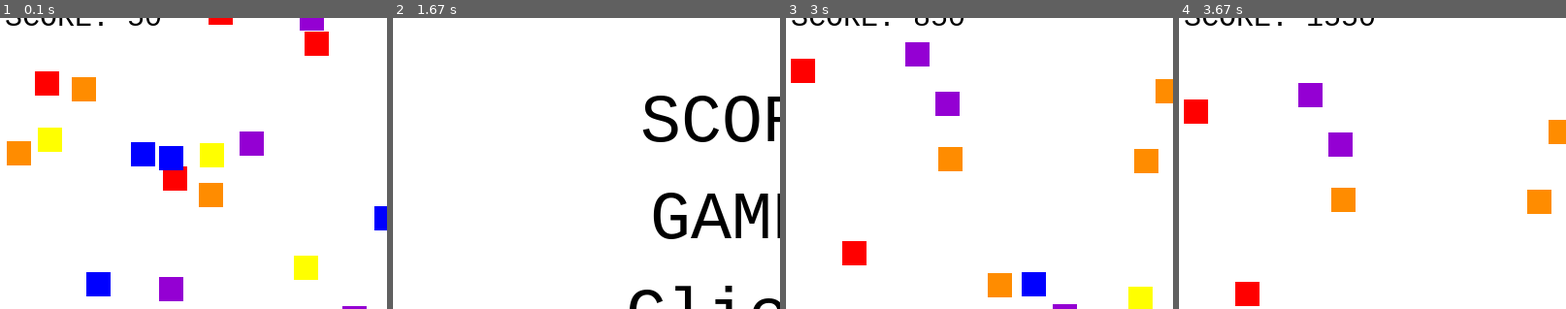
Above: before the commit, frames 1-4 (left to right).
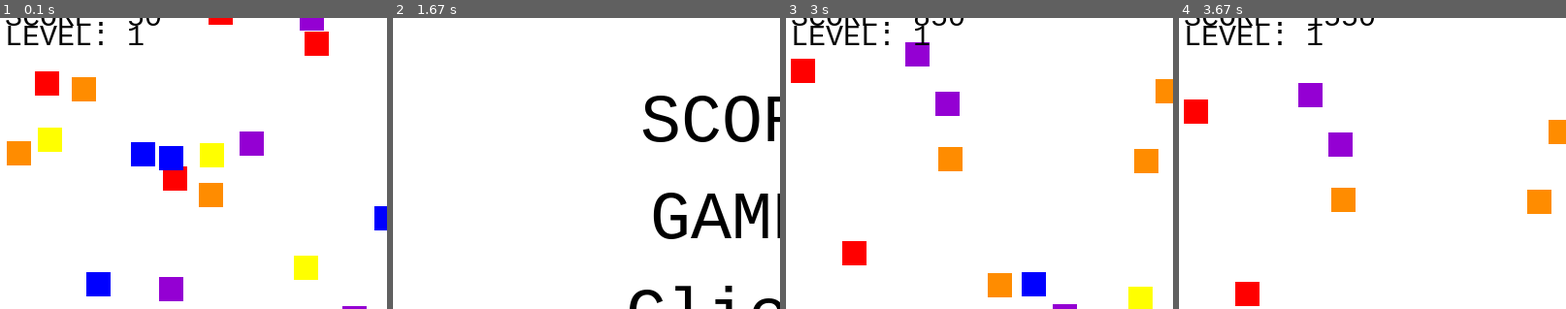
Above: after the commit, the same moments.

Repository: julesWu/Project-4-Pygame
Game: pygame game, started from pygame.source.code.py
The game is run twice, just before and just after one commit, with the same random seed, the same clock (stepped at 60 frames per second) and the same inputs.
Inputs (mouse positions are % of the whole screen's width and height, from its top left):
- Up to frame 1 (0.1 s): no input
- Up to frame 2 (1.67 s): hold Right 0.33-0.8 s; hold Up 0.83-1.13 s; click (82, 47) at 1.23 s; hold Right from 1.5 s (still down)
- Up to frame 3 (3 s): release Right at 1.97 s; click (26, 51) at 2.07 s; hold Left 2.33-2.87 s; hold Down from 2.9 s (still down)
- Up to frame 4 (3.67 s): release Down at 3.2 s; hold Left 3.23-3.63 s
The pictures show only the part of the screen within x 1-51%, y 5-55%; the shares and areas given below are measured in that part.

The runs differ from the first frame. In frame 1, 0.7% of the frame differs, in the area x 2-38%, y 2-10%; in frame 2, nothing differs; in frame 3, 0.7%; in frame 4, 0.7%.

Commit message:
Added a print message for levels

Diff:
--- a/pygame.source.code.py
+++ b/pygame.source.code.py
@@ -78,8 +78,8 @@
 			self.rect.y = 0
 		elif self.rect.x < 0:
 			self.rect.x = 0
-		elif self.rect.x > WIDTH:
-			self.rect.x = WIDTH
+		elif self.rect.x > WIDTH-20:
+			self.rect.x = WIDTH-20
 		elif self.rect.y > HEIGHT - 20:
 			self.rect.y = HEIGHT - 20
 
@@ -209,8 +209,21 @@
 	#Member function to print messages to the screen
 	def display_messages(self, screen):
 		screen.fill(WHITE)
+
+		#if the game is not over
+		if not self.game_over:
+			#draw all the objects on the screen
+			self.all_sprites_list.draw(screen)
+			#keep track of score
+			self.score = pygame.time.get_ticks()
+			score_text = myfont2.render("SCORE: " + str(self.score - self.restart_time), 1, BLACK)
+			#print score onto screen
+			level_text = myfont2.render("LEVEL: " + str(self.level), 1, BLACK)
+			screen.blit(level_text, (15, 35))
+			screen.blit(score_text, (15, 15))
+
 		#if the game is over
-		if self.game_over:
+		elif self.game_over:
 			#print game over
 			label = myfont.render("GAME OVER! ", 1, BLACK)
 			#print click to restart
@@ -222,16 +235,6 @@
 			screen.blit(label, (275, 200))
 			screen.blit(restart, (250, 300))
 
-		#if the game is not over
-		if not self.game_over:
-			screen.fill(WHITE)
-			#draw all the objects on the screen
-			self.all_sprites_list.draw(screen)
-			#keep track of score
-			self.score = pygame.time.get_ticks()
-			score_text = myfont2.render("SCORE: " + str(self.score - self.restart_time), 1, BLACK)
-			#print score onto screen
-			screen.blit(score_text, (15, 15))
 
 		pygame.display.flip()
 
@@ -254,13 +257,12 @@
 
 	#create an instance of game
 	game = Game()
+
+	#Play background music in game
 	if not game.game_over:
 		pygame.mixer.music.load("background.wav")
 		pygame.mixer.music.set_volume(0.5)
-		pygame.mixer.music.play()
-
-	if game.game_over:
-		pygame.mixer.music.stop()
+		pygame.mixer.music.play(-1)
 
 	#while the game is not done
 	while not done:
